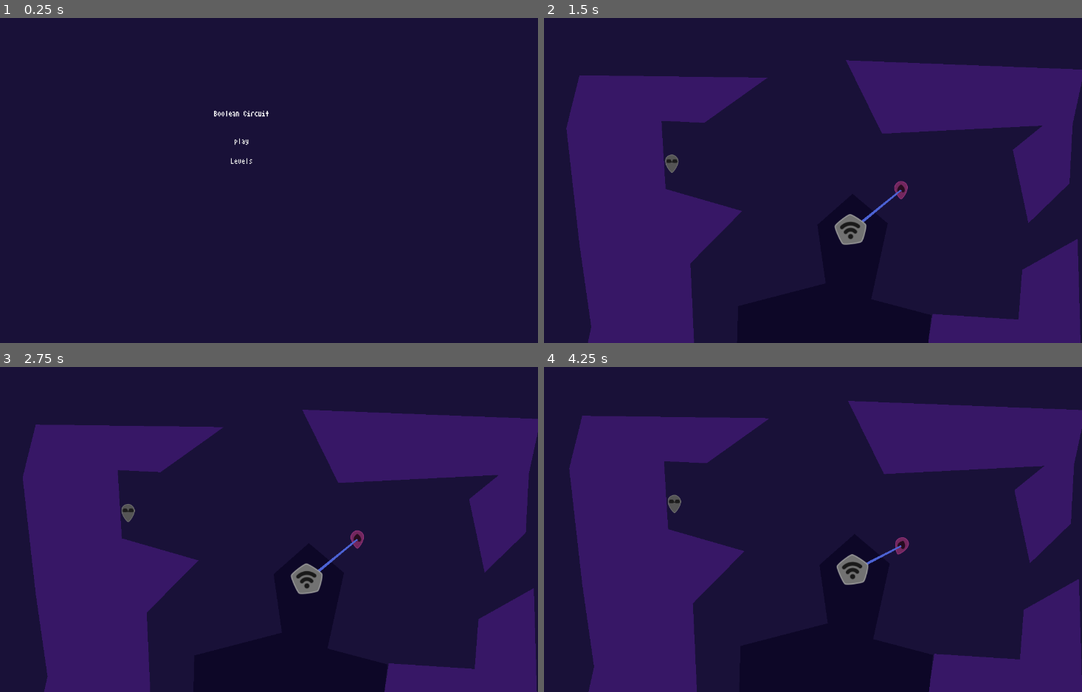
Above: before the commit, frames 1-4 (two rows, left to right).
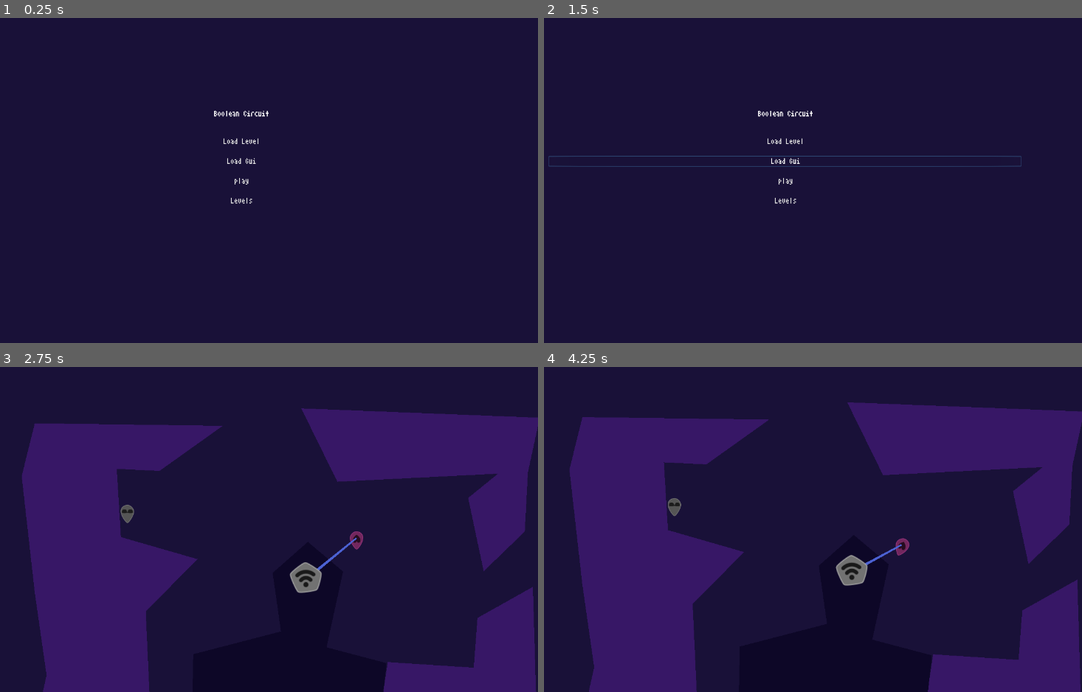
Above: after the commit, the same moments.

Repository: jacobabarbary/BooleanCircuit
Game: Godot game, scene res://gui/menu.tscn
Same seed, same stepped clock (60 frames per second), same inputs: the game is played once before the commit and once after it.
Inputs (mouse positions are in pixels of both pictures, inside the frame that each line leads up to):
- Up to frame 1 (0.25 s): no input
- Up to frame 2 (1.5 s): click (786, 141) at 0.5 s, where only the run after the commit has a clickable "Load Level"; click (786, 161) at 1.25 s, where only the run after the commit has a clickable "Load Gui"
- Up to frame 3 (2.75 s): click (242, 529) at 2 s, where only the run after the commit has a clickable "play"
- Up to frame 4 (4.25 s): tap S (Player2Action) at 2.85 s; tap Down (PlayerAction) at 3.6 s

The runs differ from the first frame. In frame 1, 0.1% of the frame differs, in the area x 41-49%, y 36-58%; in frame 2, 34%, in the area x 0-100%, y 12-100%; in frame 3, 1.5%; in frame 4, 1.2%.

Commit message:
working on gui overhaul

Diff:
--- /dev/null
+++ b/Gui.gd
@@ -0,0 +1,26 @@
+extends Node
+
+const MENU_PATH = 'res://gui/%s.tscn'
+
+
+func _on_start_level(num):
+	load_gui('game')
+
+func _on_gui_change(gui_name):
+	load_gui(gui_name)
+
+
+
+func load_gui(file_name: String):
+	remove_current_gui()
+	add_new_gui(file_name)
+
+func add_new_gui(file_name: String):
+	var gui = load(MENU_PATH % file_name).instance()
+	add_child(gui)
+
+func remove_current_gui():
+	if has_node('Gui'):
+		var gui = get_node('Gui')
+		remove_child(gui)
+		gui.queue_free()
--- /dev/null
+++ b/World.gd
@@ -0,0 +1,25 @@
+extends Node
+
+const LEVEL_PATH = 'res://level/level_%d.tscn'
+
+var lvl_num: int = 1
+
+
+func _on_start_level(num):
+	load_level(num)
+
+
+
+func load_level(num: int):
+	remove_current_level()
+	add_new_level(num)
+
+func add_new_level(num: int):
+	var lvl = load(LEVEL_PATH % num).instance()
+	add_child(lvl)
+
+func remove_current_level():
+	if has_node('Level'):
+		var lvl = get_node('Level')
+		remove_child(lvl)
+		lvl.queue_free()
--- a/agents/player/Player.tscn
+++ b/agents/player/Player.tscn
@@ -21,11 +21,11 @@
 [node name="Connector" parent="." instance=ExtResource( 3 )]
 
 [node name="CollisionShape2D" type="CollisionShape2D" parent="."]
-position = Vector2( 0, -4.40126 )
 shape = SubResource( 2 )
 
 [node name="Sprite" type="Sprite" parent="."]
 modulate = Color( 0.407843, 0.407843, 0.407843, 1 )
+position = Vector2( 0.500694, 5.25722 )
 scale = Vector2( 0.719169, 0.719169 )
 texture = ExtResource( 2 )
 vframes = 3
--- /dev/null
+++ b/game.tscn
@@ -0,0 +1,19 @@
+[gd_scene load_steps=4 format=2]
+
+[ext_resource path="res://main.gd" type="Script" id=1]
+[ext_resource path="res://World.gd" type="Script" id=2]
+[ext_resource path="res://Gui.gd" type="Script" id=3]
+
+[node name="Game" type="Node"]
+script = ExtResource( 1 )
+
+[node name="World" type="Node" parent="." groups=[
+"LevelStarter",
+]]
+script = ExtResource( 2 )
+
+[node name="Gui" type="Node" parent="." groups=[
+"GuiChanger",
+"LevelStarter",
+]]
+script = ExtResource( 3 )
--- a/gui/button.tscn
+++ b/gui/buttons/button.tscn
@@ -1,10 +1,10 @@
 [gd_scene load_steps=4 format=2]
 
-[ext_resource path="res://assets/AtariSmall.ttf" type="DynamicFontData" id=1]
-[ext_resource path="res://gui/button.gd" type="Script" id=2]
+[ext_resource path="res://gui/buttons/button.gd" type="Script" id=1]
+[ext_resource path="res://assets/AtariSmall.ttf" type="DynamicFontData" id=2]
 
 [sub_resource type="DynamicFont" id=1]
-font_data = ExtResource( 1 )
+font_data = ExtResource( 2 )
 
 [node name="button" type="Button"]
 anchor_right = 1.0
@@ -16,7 +16,7 @@
 custom_fonts/font = SubResource( 1 )
 text = "play"
 flat = true
-script = ExtResource( 2 )
+script = ExtResource( 1 )
 __meta__ = {
 "_edit_use_anchors_": false
 }
--- /dev/null
+++ b/gui/buttons/load_gui.gd
@@ -0,0 +1,6 @@
+extends Button
+
+export(String) var gui_name = 'menu'
+
+func _on_LoadGui_pressed():
+	get_tree().call_group("GuiChanger", "_on_gui_change", gui_name)
--- /dev/null
+++ b/gui/buttons/load_gui.tscn
@@ -0,0 +1,23 @@
+[gd_scene load_steps=4 format=2]
+
+[ext_resource path="res://gui/buttons/load_gui.gd" type="Script" id=1]
+[ext_resource path="res://assets/AtariSmall.ttf" type="DynamicFontData" id=2]
+
+[sub_resource type="DynamicFont" id=1]
+font_data = ExtResource( 2 )
+
+[node name="LoadGui" type="Button"]
+anchor_right = 1.0
+anchor_bottom = 1.0
+margin_left = 40.0
+margin_top = 40.0
+margin_right = -40.0
+margin_bottom = -40.0
+custom_fonts/font = SubResource( 1 )
+text = "Load Gui"
+flat = true
+script = ExtResource( 1 )
+__meta__ = {
+"_edit_use_anchors_": false
+}
+[connection signal="pressed" from="." to="." method="_on_LoadGui_pressed"]
--- /dev/null
+++ b/gui/buttons/load_level.gd
@@ -0,0 +1,6 @@
+extends Button
+
+export(int) var lvl_num = 1
+
+func _on_LoadLevel_pressed():
+	get_tree().call_group("LevelStarter", "_on_start_level", lvl_num)
--- /dev/null
+++ b/gui/buttons/load_level.tscn
@@ -0,0 +1,23 @@
+[gd_scene load_steps=4 format=2]
+
+[ext_resource path="res://gui/buttons/load_level.gd" type="Script" id=1]
+[ext_resource path="res://assets/AtariSmall.ttf" type="DynamicFontData" id=2]
+
+[sub_resource type="DynamicFont" id=1]
+font_data = ExtResource( 2 )
+
+[node name="LoadLevel" type="Button"]
+anchor_right = 1.0
+anchor_bottom = 1.0
+margin_left = 40.0
+margin_top = 40.0
+margin_right = -40.0
+margin_bottom = -40.0
+custom_fonts/font = SubResource( 1 )
+text = "play"
+flat = true
+script = ExtResource( 1 )
+__meta__ = {
+"_edit_use_anchors_": false
+}
+[connection signal="pressed" from="." to="." method="_on_LoadLevel_pressed"]
--- /dev/null
+++ b/gui/game.tscn
@@ -0,0 +1,16 @@
+[gd_scene format=2]
+
+[node name="Gui" type="Control"]
+anchor_right = 1.0
+anchor_bottom = 1.0
+__meta__ = {
+"_edit_use_anchors_": false
+}
+
+[node name="Label" type="Label" parent="."]
+margin_right = 40.0
+margin_bottom = 14.0
+text = "Game Gui"
+__meta__ = {
+"_edit_use_anchors_": false
+}
--- a/gui/level_selector.tscn
+++ b/gui/levels.tscn
@@ -1,6 +1,6 @@
 [gd_scene load_steps=4 format=2]
 
-[ext_resource path="res://gui/button.tscn" type="PackedScene" id=1]
+[ext_resource path="res://gui/buttons/button.tscn" type="PackedScene" id=1]
 [ext_resource path="res://assets/AtariSmall.ttf" type="DynamicFontData" id=2]
 
 [sub_resource type="DynamicFont" id=1]
--- a/gui/menu.tscn
+++ b/gui/menu.tscn
@@ -1,12 +1,14 @@
-[gd_scene load_steps=4 format=2]
+[gd_scene load_steps=6 format=2]
 
 [ext_resource path="res://assets/AtariSmall.ttf" type="DynamicFontData" id=1]
-[ext_resource path="res://gui/button.tscn" type="PackedScene" id=2]
+[ext_resource path="res://gui/buttons/button.tscn" type="PackedScene" id=2]
+[ext_resource path="res://gui/buttons/load_level.tscn" type="PackedScene" id=3]
+[ext_resource path="res://gui/buttons/load_gui.tscn" type="PackedScene" id=4]
 
 [sub_resource type="DynamicFont" id=1]
 font_data = ExtResource( 1 )
 
-[node name="Control" type="Control"]
+[node name="Gui" type="Control"]
 anchor_right = 1.0
 anchor_bottom = 1.0
 margin_left = -4.47713
@@ -40,11 +42,39 @@
 "_edit_use_anchors_": false
 }
 
+[node name="LoadLevel" parent="VBoxContainer" instance=ExtResource( 3 )]
+anchor_right = 0.0
+anchor_bottom = 0.0
+margin_left = 0.0
+margin_top = 57.0
+margin_right = 1026.0
+margin_bottom = 80.0
+text = "Load Level"
+
+[node name="LoadGui" parent="VBoxContainer" instance=ExtResource( 4 )]
+anchor_right = 0.0
+anchor_bottom = 0.0
+margin_left = 0.0
+margin_top = 100.0
+margin_right = 1026.0
+margin_bottom = 123.0
+gui_name = "levels"
+
 [node name="Play" parent="VBoxContainer" instance=ExtResource( 2 )]
+anchor_right = 0.0
+anchor_bottom = 0.0
+margin_left = 0.0
+margin_top = 143.0
+margin_right = 1026.0
+margin_bottom = 166.0
 ChageSceneTo = "res://level/level_1.tscn"
 
 [node name="Levels" parent="VBoxContainer" instance=ExtResource( 2 )]
-margin_top = 100.0
-margin_bottom = 123.0
+anchor_right = 0.0
+anchor_bottom = 0.0
+margin_left = 0.0
+margin_top = 186.0
+margin_right = 1026.0
+margin_bottom = 209.0
 text = "Levels"
 ChageSceneTo = "res://gui/level_selector.tscn"
--- a/level/level.gd
+++ b/level/level.gd
@@ -5,11 +5,9 @@
 onready var players = $Players
 onready var camera = $Camera
 
-
 func _ready():
 	camera.targets = get_players()
 	camera.set_current(true)
-
 
 func get_players()->Node2D:
 	return players.get_children()
--- a/main.gd
+++ b/main.gd
@@ -1,3 +1,10 @@
-extends Node2D
+extends Node
 
-onready var positive = $Positive
+onready var world = $World
+onready var gui = $Gui
+
+func _ready():
+	call_deferred("init")
+
+func init():
+	gui.load_gui('menu')
--- a/main.tscn
+++ b/main.tscn
@@ -1,23 +1,5 @@
-[gd_scene load_steps=6 format=2]
+[gd_scene format=2]
 
-[ext_resource path="res://level/level_1.tscn" type="PackedScene" id=1]
-[ext_resource path="res://objects/tower/Tower.tscn" type="PackedScene" id=2]
-[ext_resource path="res://shared/Camera.tscn" type="PackedScene" id=3]
-[ext_resource path="res://trigger.tscn" type="PackedScene" id=4]
-[ext_resource path="res://door.tscn" type="PackedScene" id=5]
+[node name="Game" type="Node"]
 
-[node name="main" type="Node2D"]
-
-[node name="Level" parent="." instance=ExtResource( 1 )]
-position = Vector2( 74.8919, -17.1883 )
-
-[node name="Tower" parent="." instance=ExtResource( 2 )]
-position = Vector2( 667.888, 351.133 )
-
-[node name="Camera" parent="." instance=ExtResource( 3 )]
-
-[node name="trigger" parent="." instance=ExtResource( 4 )]
-position = Vector2( 625.394, -326.806 )
-
-[node name="door" parent="." instance=ExtResource( 5 )]
-position = Vector2( 300.046, -230.914 )
+[node name="World" type="CanvasLayer" parent="."]
Renamed: gui/button.gd -> gui/buttons/button.gd
